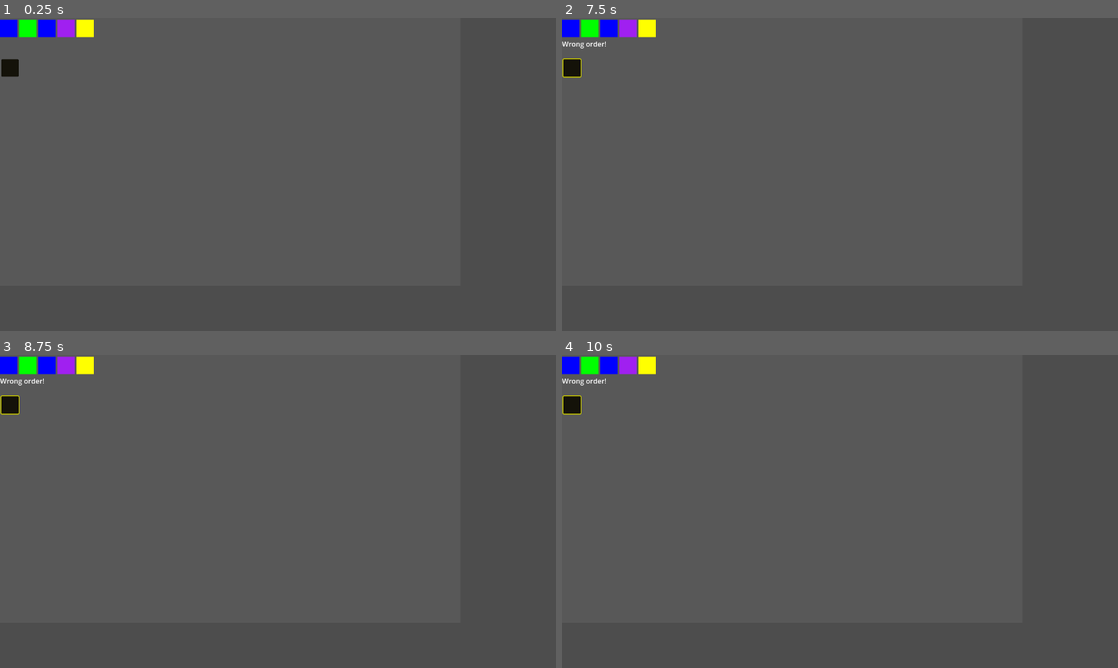
Above: before the commit, frames 1-4 (two rows, left to right).
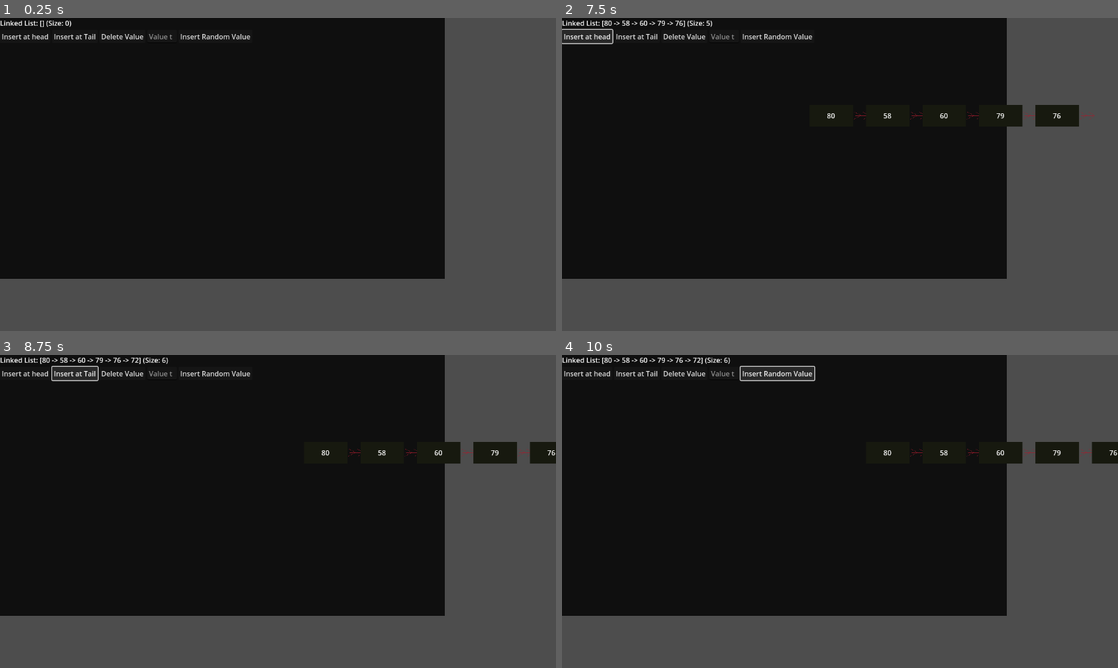
Above: after the commit, the same moments.

Repository: drthgz/learn_via_2d
Game: Godot game, scene res://Scenes/linked_list_room.tscn
Two runs of this game, one before a commit and one after it. Both use one fixed random seed, a clock stepped at 60 frames per second and the inputs below. Before the commit the project starts from res://Scenes/QueueRoom.tscn.
Inputs (mouse positions are in pixels of both pictures, inside the frame that each line leads up to):
- Up to frame 1 (0.25 s): no input
- Up to frame 2 (7.5 s): click (573, 68) at 0.52 s; click (589, 36) at 1.25 s, where only the run after the commit has a clickable "Insert at head"; click (634, 36) at 2 s, where only the run after the commit has a clickable "Insert at Tail"; click (778, 36) at 2.75 s, where only the run after the commit has a clickable "Insert Random Value"; click (573, 68) at 3.52 s; click (589, 36) at 4.25 s, where only the run after the commit has a clickable "Insert at head"; click (634, 36) at 5 s, where only the run after the commit has a clickable "Insert at Tail"; click (778, 36) at 5.75 s, where only the run after the commit has a clickable "Insert Random Value"; click (573, 68) at 6.52 s; click (589, 36) at 7.25 s, where only the run after the commit has a clickable "Insert at head"
- Up to frame 3 (8.75 s): click (72, 373) at 8 s, where only the run after the commit has a clickable "Insert at Tail"
- Up to frame 4 (10 s): click (778, 373) at 8.75 s, where only the run after the commit has a clickable "Insert Random Value"; tap Enter at 9.5 s

The runs differ from the first frame. In frame 1, 66% of the frame differs, in the area x 0-80%, y 0-84%; in frame 2, 67%; in frame 3, 67%, in the area x 0-100%, y 0-84%; in frame 4, 67%.

Commit message:
Working linkedList minmual game

Diff:
--- a/Scenes/QueueItem.tscn
+++ b/Scenes/QueueItem.tscn
@@ -1,6 +1,6 @@
 [gd_scene load_steps=2 format=3 uid="uid://bd3pcm1bjswch"]
 
-[ext_resource type="Script" uid="uid://bqhu1retc1kh7" path="res://Scenes/queue_item.gd" id="1_jievf"]
+[ext_resource type="Script" uid="uid://bqhu1retc1kh7" path="res://Scripts/queue_item.gd" id="1_jievf"]
 
 [node name="QueueItem" type="Node2D"]
 script = ExtResource("1_jievf")
--- a/Scenes/QueueRoom.tscn
+++ b/Scenes/QueueRoom.tscn
@@ -1,6 +1,6 @@
 [gd_scene load_steps=3 format=3 uid="uid://03y3uyi3iwby"]
 
-[ext_resource type="Script" uid="uid://bg7km6j2hf0rp" path="res://Scenes/queue_room.gd" id="1_8v2x3"]
+[ext_resource type="Script" uid="uid://bg7km6j2hf0rp" path="res://Scripts/queue_room.gd" id="1_8v2x3"]
 [ext_resource type="PackedScene" uid="uid://bd3pcm1bjswch" path="res://Scenes/QueueItem.tscn" id="2_nuy33"]
 
 [node name="QueueRoom" type="Node2D"]
--- /dev/null
+++ b/Scenes/linked_list_item.tscn
@@ -0,0 +1,29 @@
+[gd_scene load_steps=3 format=3 uid="uid://b0ulf0kk4brdv"]
+
+[ext_resource type="Script" uid="uid://bfsihudp28y8r" path="res://Scripts/linked_list_item.gd" id="1_357m7"]
+[ext_resource type="Texture2D" uid="uid://c08b4l5dad3lv" path="res://Assets/redArrow.png" id="1_mkwja"]
+
+[node name="LinkedListItem" type="Node2D"]
+script = ExtResource("1_357m7")
+
+[node name="Background" type="ColorRect" parent="."]
+custom_minimum_size = Vector2(100, 50)
+offset_right = 40.0
+offset_bottom = 40.0
+color = Color(0.359069, 0.359069, 0.359069, 1)
+
+[node name="Value" type="Label" parent="."]
+offset_right = 100.0
+offset_bottom = 50.0
+text = "?
+"
+horizontal_alignment = 1
+vertical_alignment = 1
+
+[node name="ConnectionArrow" type="TextureRect" parent="."]
+offset_left = 100.0
+offset_top = 10.0
+offset_right = 140.0
+offset_bottom = 40.0
+texture = ExtResource("1_mkwja")
+expand_mode = 1
--- /dev/null
+++ b/Scenes/linked_list_room.tscn
@@ -0,0 +1,53 @@
+[gd_scene load_steps=3 format=3 uid="uid://bqycolxnm2itr"]
+
+[ext_resource type="Script" uid="uid://bw5ia68itg64f" path="res://Scripts/linked_list_room.gd" id="1_uu4pd"]
+[ext_resource type="PackedScene" uid="uid://b0ulf0kk4brdv" path="res://Scenes/linked_list_item.tscn" id="2_82w46"]
+
+[node name="LinkedListRoom" type="Node2D"]
+script = ExtResource("1_uu4pd")
+linked_list_item_scene = ExtResource("2_82w46")
+
+[node name="Background" type="ColorRect" parent="."]
+offset_right = 1024.0
+offset_bottom = 600.0
+color = Color(0.059126, 0.0591259, 0.0591259, 1)
+
+[node name="UIControls" type="CanvasLayer" parent="."]
+
+[node name="VBoxContainer" type="VBoxContainer" parent="UIControls"]
+offset_right = 40.0
+offset_bottom = 40.0
+
+[node name="LinkedListInfoLabel" type="Label" parent="UIControls/VBoxContainer"]
+layout_mode = 2
+text = "Linked List: []"
+
+[node name="HBoxContainer" type="HBoxContainer" parent="UIControls/VBoxContainer"]
+layout_mode = 2
+
+[node name="InsertHeadButton" type="Button" parent="UIControls/VBoxContainer/HBoxContainer"]
+layout_mode = 2
+text = "Insert at head"
+
+[node name="InsertTailButton" type="Button" parent="UIControls/VBoxContainer/HBoxContainer"]
+layout_mode = 2
+text = "Insert at Tail
+"
+
+[node name="DeleteValueButton" type="Button" parent="UIControls/VBoxContainer/HBoxContainer"]
+layout_mode = 2
+text = "Delete Value"
+
+[node name="DeleteValueInput" type="LineEdit" parent="UIControls/VBoxContainer/HBoxContainer"]
+layout_mode = 2
+placeholder_text = "Value to Delete"
+
+[node name="InsertRandomValue" type="Button" parent="UIControls/VBoxContainer/HBoxContainer"]
+layout_mode = 2
+text = "Insert Random Value"
+
+[node name="ListDisplayContainer" type="HBoxContainer" parent="."]
+offset_left = 50.0
+offset_top = 200.0
+offset_right = 50.0
+offset_bottom = 200.0
--- a/Scenes/main.tscn
+++ b/Scenes/main.tscn
@@ -1,6 +1,6 @@
 [gd_scene load_steps=2 format=3 uid="uid://c2jqpgq01ryt6"]
 
-[ext_resource type="Script" uid="uid://ikgvp1ogbqf5" path="res://Scenes/main.gd" id="1_jjgbg"]
+[ext_resource type="Script" uid="uid://ikgvp1ogbqf5" path="res://Scripts/main.gd" id="1_jjgbg"]
 
 [node name="Main" type="Node2D"]
 script = ExtResource("1_jjgbg")
--- /dev/null
+++ b/Scripts/linked_list_item.gd
@@ -0,0 +1,18 @@
+extends Node2D
+
+@onready var value_label = $Value
+@onready var background_rect = $Background
+@onready var connection_indicator = $ConnectionArrow
+
+var linked_list_node: LinkedListNode # Ref to actual data node
+var room_controller: Node
+
+# Called when the node enters the scene tree for the first time.
+func _ready() -> void:
+	pass # Replace with function body.
+
+func setup(node: LinkedListNode, controller: Node):
+	linked_list_node = node
+	room_controller = controller
+	value_label.text = str(linked_list_node.value)
+	background_rect.color = Color.from_hsv(.2, .4, .1)
--- /dev/null
+++ b/Scripts/linked_list_node.gd
@@ -0,0 +1,13 @@
+# File: scripts/linked_list_node.gd
+extends Node
+
+class_name LinkedListNode
+
+var value: Variant # The data stored in this node
+var next = null # Reference to the next node in the list - Removed type hint for parsing robustness
+
+func _init(val: Variant):
+	value = val
+
+func get_string_representation() -> String: # Renamed from to_string()
+	return str(value)
--- /dev/null
+++ b/Scripts/linked_list_room.gd
@@ -0,0 +1,72 @@
+extends Node2D
+
+@export var linked_list_item_scene: PackedScene # drag linkedListItem scene here in inspector
+
+@onready var linked_list_info_label = $UIControls/VBoxContainer/LinkedListInfoLabel
+@onready var insert_head_button = $UIControls/VBoxContainer/HBoxContainer/InsertHeadButton
+@onready var insert_tail_button = $UIControls/VBoxContainer/HBoxContainer/InsertTailButton
+@onready var delete_value_buttom = $UIControls/VBoxContainer/HBoxContainer/DeleteValueButton
+@onready var delete_value_input = $UIControls/VBoxContainer/HBoxContainer/DeleteValueInput
+@onready var list_display_container = $ListDisplayContainer
+
+var linked_list: LinkedList = LinkedList.new()
+
+# Called when the node enters the scene tree for the first time.
+func _ready() -> void:
+	#connect buttons
+	insert_head_button.pressed.connect(on_insert_head_pressed)
+	insert_tail_button.pressed.connect(on_insert_tail_pressed)
+	delete_value_buttom.pressed.connect(on_delete_value_pressed)
+
+	#initial display
+	update_visual_list()
+
+func on_insert_head_pressed() -> void:
+	var value = randi_range(1,99) # use random value for simplicity
+	linked_list.insert_at_head(value)
+	update_visual_list()
+
+func on_insert_tail_pressed() -> void:
+	var value = randi_range(1,99)
+	linked_list.insert_at_tail(value)
+	update_visual_list()
+
+func on_delete_value_pressed() ->void:
+	var value_text = delete_value_input.text
+	if value_text.is_empty():
+		linked_list_info_label.text = "Please enter a value to delete"
+		return
+	var value_to_delete: Variant
+	# try to parse as int, if not, keep as string
+	if value_text.is_valid_int():
+		value_to_delete = value_text.to_int()
+	else:
+		value_to_delete = value_text
+
+	var deleted = linked_list.delete_node(value_to_delete)
+	if deleted:
+		linked_list_info_label.text = "Delete: " + str(value_to_delete)
+	else:
+		linked_list_info_label.text = "Value not found: " + str(value_to_delete)
+	update_visual_list()
+
+func update_visual_list() -> void:
+	# clear existing visual items
+	for child in list_display_container.get_children():
+		child.queue_free()
+
+	linked_list_info_label.text = "Linked List: " + linked_list.get_string_representation()
+	linked_list_info_label.text += " (Size: "+ str(linked_list.size()) + ")"
+
+	var current_node = linked_list.head
+	while current_node != null:
+		var item_visual = linked_list_item_scene.instantiate()
+		list_display_container.add_child(item_visual)
+		item_visual.setup(current_node, self) #pass the data node and this controller
+		current_node = current_node.next
+
+	#Optional: adjust pos if HboxContainer doesn't handle spacing
+	var x_offset =0
+	for child in list_display_container.get_children():
+		child.position.x = x_offset
+		x_offset += child.background_rect.size.x +30 # item width + spacing
--- /dev/null
+++ b/linked_list.gd
@@ -0,0 +1,74 @@
+# File: scripts/linked_list.gd
+extends Node
+
+class_name LinkedList
+
+var head: LinkedListNode = null # The first node in the list (can still type hint here)
+var _size: int = 0
+
+# Add a new node to the front of the list
+func insert_at_head(value: Variant) -> void:
+	var new_node = LinkedListNode.new(value)
+	new_node.next = head
+	head = new_node
+	_size += 1
+
+# Add a new node to the end of the list
+func insert_at_tail(value: Variant) -> void:
+	var new_node = LinkedListNode.new(value)
+	if head == null:
+		head = new_node
+	else:
+		var current = head
+		while current.next != null:
+			current = current.next
+		current.next = new_node
+	_size += 1
+
+# Delete the first occurrence of a node with a given value
+func delete_node(value: Variant) -> bool:
+	if head == null:
+		return false
+
+	if head.value == value:
+		head = head.next
+		_size -= 1
+		return true
+
+	var current = head
+	while current.next != null:
+		if current.next.value == value:
+			current.next = current.next.next
+			_size -= 1
+			return true
+		current = current.next
+	return false # Value not found
+
+# Search for a node with a given value
+func search(value: Variant) -> LinkedListNode:
+	var current = head
+	while current != null:
+		if current.value == value:
+			return current
+		current = current.next
+	return null # Value not found
+
+# Get the size of the list
+func size() -> int:
+	return _size
+
+# Check if the list is empty
+func is_empty() -> bool:
+	return head == null
+
+# Convert the list to a string for display (for debugging/visuals)
+func get_string_representation() -> String: # Renamed from to_string()
+	var s = "["
+	var current = head
+	while current != null:
+		s += current.get_string_representation() # Call the renamed method on the node
+		if current.next != null:
+			s += " -> "
+		current = current.next
+	s += "]"
+	return s
--- a/project.godot
+++ b/project.godot
@@ -11,7 +11,7 @@
 [application]
 
 config/name="learn_via_2d"
-run/main_scene="uid://03y3uyi3iwby"
+run/main_scene="uid://bqycolxnm2itr"
 config/features=PackedStringArray("4.4", "Forward Plus")
 config/icon="res://icon.svg"
 
Binary file added: Assets/redArrow.png
Not shown, added: Assets/redArrow.png.import
Renamed: DataStructures/Stack.gd -> Scripts/Stack.gd
Renamed: DataStructures/Stack.gd.uid -> Scripts/Stack.gd.uid
Not shown, added: Scripts/linked_list_item.gd.uid
Not shown, added: Scripts/linked_list_node.gd.uid
Not shown, added: Scripts/linked_list_room.gd.uid
Renamed: Scenes/main.gd -> Scripts/main.gd
Renamed: Scenes/main.gd.uid -> Scripts/main.gd.uid
Renamed: Scenes/queue_item.gd -> Scripts/queue_item.gd
Renamed: Scenes/queue_item.gd.uid -> Scripts/queue_item.gd.uid
Renamed: Scenes/queue_room.gd -> Scripts/queue_room.gd
(and 2 more such lines)
